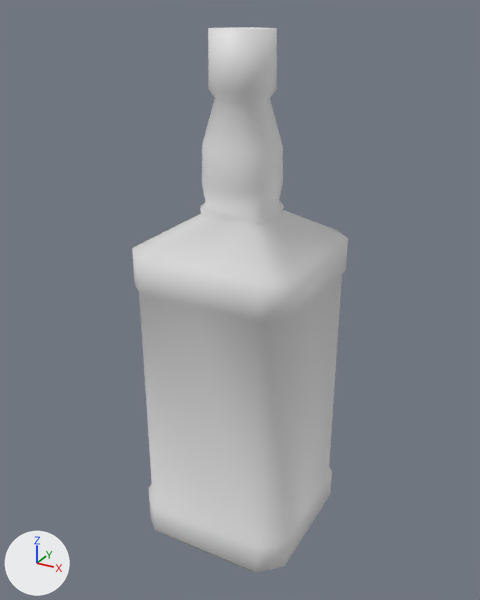
An edit to the FBX model Assets/Meshes/bottle-whiskey.fbx, drawn before and after from the same camera.
Both versions are drawn from a camera (50 mm lens) standing at (0.164, -0.3, 0.151) and looking at (-0.002, 0.001, 0.001). The axes (+X, +Y, +Z) are drawn at lower left. The lights are the same throughout. The picture after the commit comes second. Where no turn or scale is listed for an object, it has been applied to the vertices.

The first picture shows 'bottle_whiskey'.
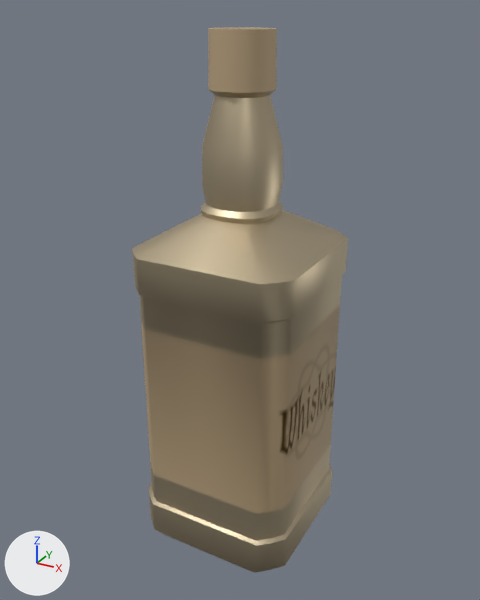
What differs and where, as boxes [x1, y1, x2, y2] in the pictures (480 x 600 px; the box of a moved part takes in the faces that stretch with it):
'bottle_whiskey', recoloured, reshaped, surface changed (white to brown)
    both: [132, 27, 348, 573]
part 1 of me_bottle_whiskey_mesh, moved or reshaped
    both: [132, 90, 348, 324]
part 2 of me_bottle_whiskey_mesh, surface changed (grey to brown)
    both: [132, 27, 348, 573]

The change in detail:
Picture '100x100plane_DefaultMaterial_AlbedoTransparency.png' (img_100x100plane_defaultmaterial_albedotransparency_png) is new.
Picture '100x100plane_DefaultMaterial_MetallicSmoothness.png' (img_100x100plane_defaultmaterial_metallicsmoothness_png) is new.
Material 'm_atlas' (mat_m_atlas) is new.
Uses the picture img_100x100plane_defaultmaterial_albedotransparency_png.
Uses the picture img_100x100plane_defaultmaterial_metallicsmoothness_png.
me_bottle_whiskey_mesh has 290 vertices, 288 faces and spans x -0.047..0.047, y -0.047..0.047, z 0.0..0.291.
me_bottle_whiskey_mesh is used by ob_bottle_whiskey; location (0.0, 0.0, -0.1487).
Before the commit, vertices of me_bottle_whiskey_mesh: 96 (0.0, 0.047, 0.165), 97 (0.035, 0.047, 0.165), 98 (0.042, 0.042, 0.165), 99 (0.047, 0.035, 0.165) at pixel (345, 269), 100 (0.047, 0.0, 0.165) at pixel (321, 290).
Before the commit, vertices of me_bottle_whiskey_mesh: 101 (0.047, -0.035, 0.165) at pixel (293, 315), 102 (0.042, -0.042, 0.165) at pixel (277, 318), 103 (0.035, -0.047, 0.165) at pixel (259, 320), 104 (0.0, -0.047, 0.165) at pixel (196, 305), 105 (-0.035, -0.047, 0.165) at pixel (138, 292).
Before the commit, vertices of me_bottle_whiskey_mesh: 106 (-0.042, -0.042, 0.165) at pixel (135, 286), 107 (-0.047, -0.035, 0.165) at pixel (134, 280), 108 (-0.047, 0.0, 0.165), 109 (-0.047, 0.035, 0.165), 110 (-0.042, 0.042, 0.165).
Before the commit, vertices of me_bottle_whiskey_mesh: 111 (-0.035, 0.047, 0.165), 224 (-0.01, 0.01, 0.259), 225 (0.01, -0.01, 0.259) at pixel (250, 101), 226 (-0.013, 0.005, 0.259), 227 (0.013, -0.005, 0.259) at pixel (260, 101).
Before the commit, vertices of me_bottle_whiskey_mesh: 228 (-0.014, 0.0, 0.259), 229 (0.014, 0.0, 0.259) at pixel (266, 99), 230 (-0.013, -0.005, 0.259) at pixel (214, 97), 231 (0.013, 0.005, 0.259) at pixel (270, 98), 232 (-0.01, -0.01, 0.259) at pixel (215, 99).
Before the commit, vertices of me_bottle_whiskey_mesh: 233 (0.01, 0.01, 0.259), 234 (-0.005, -0.013, 0.259) at pixel (220, 100), 235 (0.005, 0.013, 0.259), 236 (0.0, -0.014, 0.259) at pixel (228, 101), 237 (-0.005, 0.013, 0.259).
Before the commit, vertices of me_bottle_whiskey_mesh: 238 (0.005, -0.013, 0.259) at pixel (239, 101), 239 (0.0, 0.014, 0.259).
Part 1, on me_bottle_whiskey_mesh:
Vertices 96 to 111 of me_bottle_whiskey_mesh move by (0.0, 0.0, -0.001).
Vertices 224 to 239 of me_bottle_whiskey_mesh move by (0.0, 0.0, 0.002).
me_bottle_whiskey_mesh part 2: texture (UV) coordinates of 288 of 288 faces, centred in x -0.047..0.047, y -0.047..0.047, z 0.0..0.291, changed; they spanned u 0.0..1.0, v 0.52..0.81 and now span u 0.0..0.13, v 0.0..0.19.
me_bottle_whiskey_mesh gains material mat_m_atlas.
